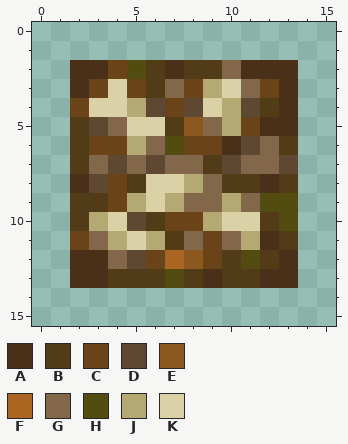
A pixel-art sprite gets an edit: src/main/resources/textures/blocks/DNBlock_composter_maggots.png. The first picture shows the starting point.
The file is 16x16 pixels.
Palette (. is transparent): A #4a3018  B #523c18  C #6a4418  D #5f4832  E #8b5920  F #ac6520  G #83674b  H #524c10  J #b4a973  K #dbd1a6
Pixels before, first column x 2:
 2 AACHBABBGAAA
 3 ACKCBGCJKGCA
 4 CKKJDCDKJDBA
 5 BDGKKBEGJCAA
 6 BCCJGHCCADGB
 7 BGDGDGGBDGGD
 8 ADCBKKJGBBAB
 9 BBCJKJGGJGHH
10 BJKDBCCJKKBH
11 CGJKJBGCGJAB
12 AAGDCFECBHBA
13 AABBBHBABBAA
After the commit:
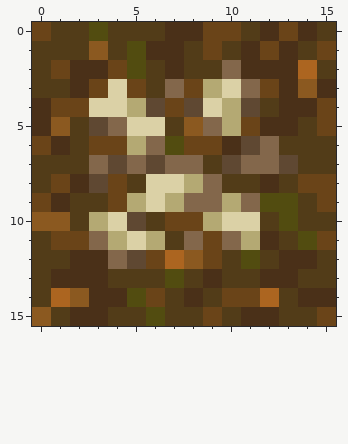
The commit says: Composter Render Fixes also fixes #23
Change:
Changed rows in their new state; - is an unchanged pixel.
first column x 0:
 0 CBBHBBBAACCBACAB
 1 BBBEBHAABCBACABC
 2 BC------------FB
 3 BB------------EA
 4 AC------------AC
 5 AE------------BC
 6 CA------------BB
 7 BB------------BB
 8 BC------------CC
 9 CA------------BC
10 EE------------BB
11 BC------------HC
12 BB------------AB
13 BA------------BB
14 BFEAAHCBABCCFBAA
15 EBAABBHBBCBAABBC
Pixel boxes of the changes (left, top, right, bottom) in both pictures:
added: (32, 22, 336, 326)
